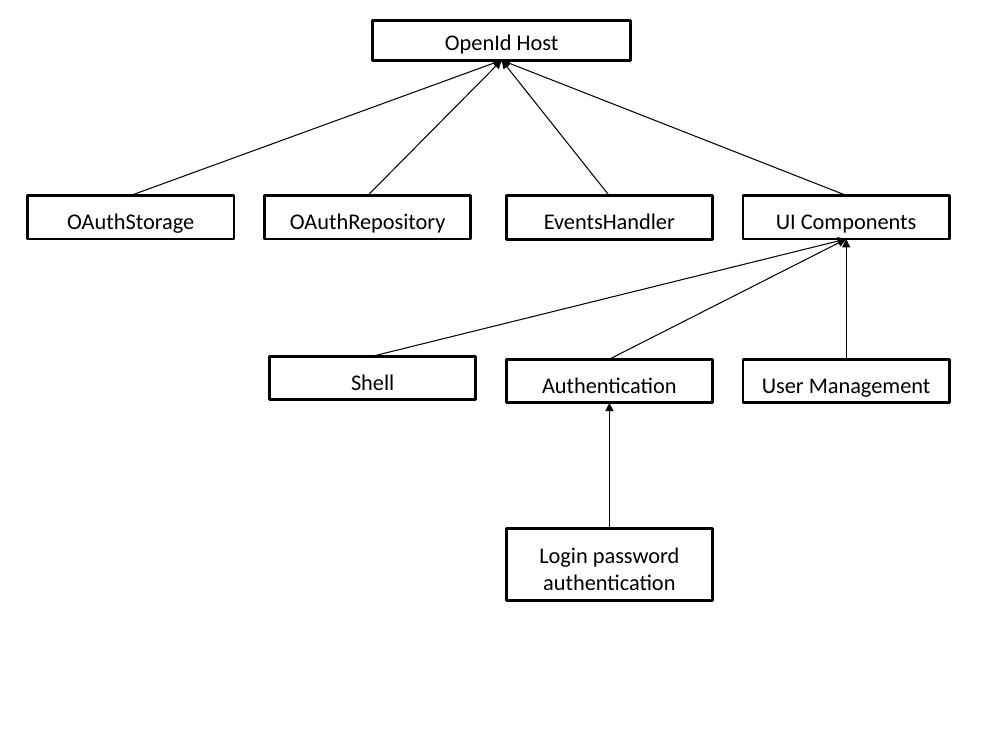
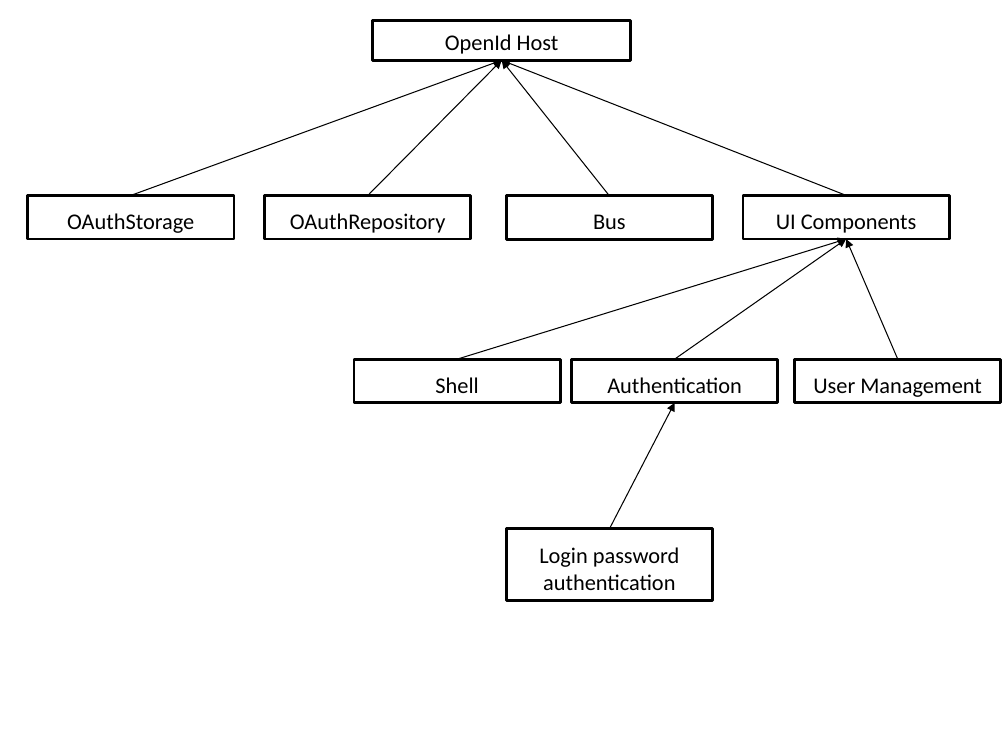
Before and after one commit to hannanmumtaz/SimpleIdentityServer.Samples, a slide deck: slide 6 of schemas.pptx. Drawn at 1008x756 pixels with LibreOffice and Linux fonts; fonts in the diff are those of the drawing. Boxes give left, top, right and bottom in pixels: in the first picture for what was removed or moved away, otherwise in the second. Text is boxed around its words. In the diff, an @@ line names an element or a change of style, - is before the commit and + after.

```diff
--- a/schemas.pptx
+++ b/schemas.pptx
@@ arrow moved from (373, 356) - (846, 239) to (458, 359) - (846, 239) @@
@@ text in rectangle at (x1=593, y1=214, x2=626, y2=229): text changed @@
-EventsHandler
+Bus
@@ arrow moved from (610, 359) - (846, 239) to (674, 359) - (846, 239) @@
@@ arrow moved from (846, 359) - (846, 239) to (898, 359) - (846, 239) @@
@@ rectangle "Shell" moved from (x1=269, y1=356, x2=476, y2=399) to (x1=354, y1=359, x2=560, y2=402) @@
@@ rectangle "Authentication" moved from (x1=506, y1=359, x2=713, y2=402) to (x1=572, y1=359, x2=778, y2=402) @@
@@ rectangle "User Management" moved from (x1=743, y1=359, x2=950, y2=402) to (x1=794, y1=359, x2=1001, y2=402) @@
@@ arrow moved from (610, 529) - (610, 403) to (610, 529) - (674, 403) @@
```
Also in this commit, not shown: 3 other slides changed, 16 other files.
